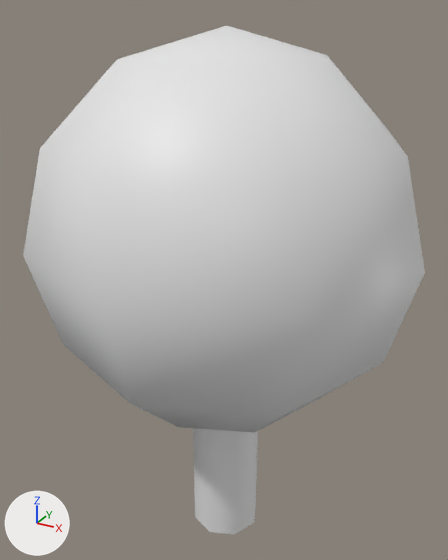
The OBJ model client/assets/models/tree0.obj: old version first, new version second.
Camera for both pictures: a 50 mm lens placed at (0.721, -1.324, 1.456), pointed at (-0.021, 0.025, 0.782). The lights are fixed; the arrows at lower left show +X, +Y and +Z. Where no turn or scale is listed for an object, it has been applied to the vertices. Vertices at the same position are counted once.

In view in the first picture: 'leaves', 'log'.
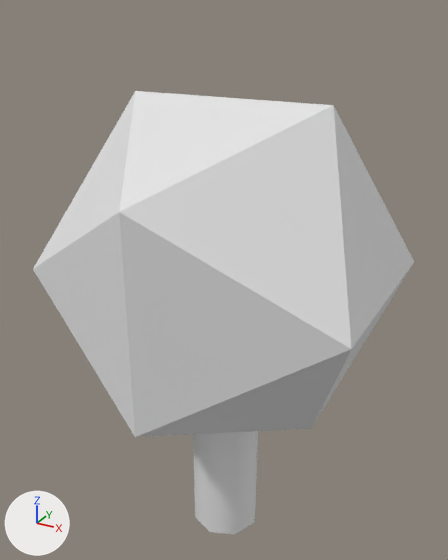
Where the change shows, as pixel boxes [x1, y1, x2, y2] in the pictures (448 x 560 px):
'leaves', reshaped (15% shorter)
    before: [23, 26, 425, 433]
    after: [33, 91, 414, 437]
part 1 of me_leaves, cut back
    before: [23, 26, 425, 433]
    after: [33, 91, 414, 437]

Diff of the bpy script that builds the scene:
```diff
--- a/client/assets/models/tree0.obj.py
+++ b/client/assets/models/tree0.obj.py
@@ me_leaves @@
 # used by ob_leaves; location = (0.0, 0.0, 0.0)
-me_leaves.from_pydata(...)  # 54 vertices, 80 faces; spans x -0.5..0.5, y -0.5..0.5, z 0.419..1.419
+me_leaves.from_pydata(...)  # 12 vertices, 20 faces; spans x -0.425..0.425, y -0.425..0.425, z 0.412..1.262
+# me_leaves part 1: the whole mesh is rebuilt
+# me_leaves part 2: the surface is now shaded flat
```
